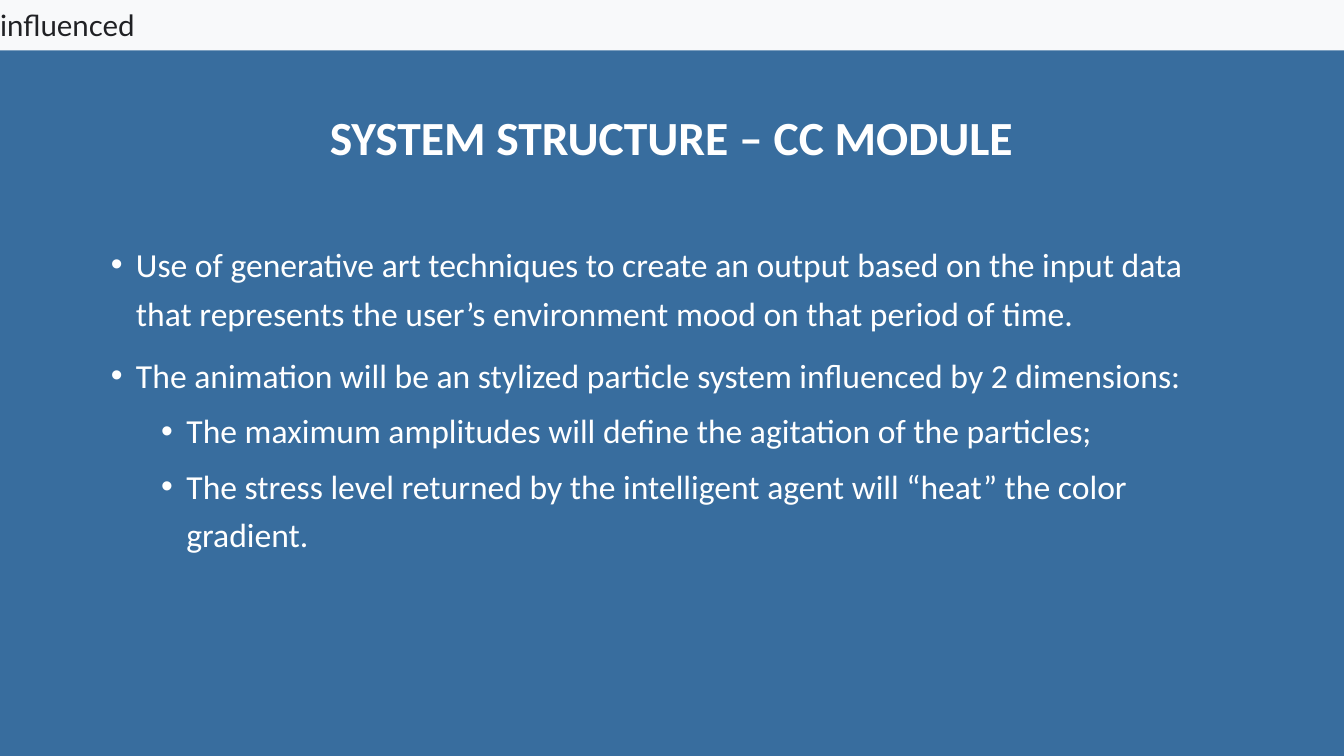
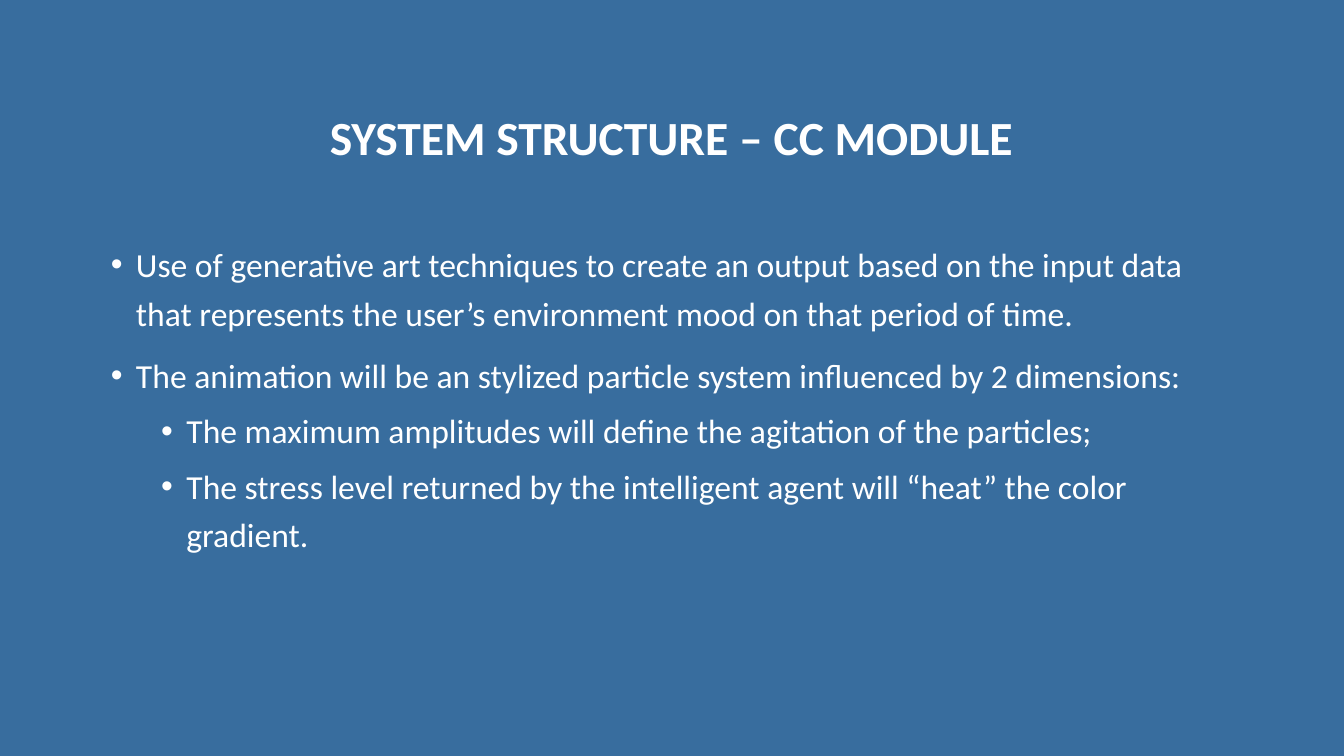
Before and after one commit to alannunescaetano/MoodPicture, a slide deck: slide 12 of Documents/Mood Picture - Second presentation.pptx. Drawn at 1344x756 pixels with LibreOffice and Linux fonts; fonts in the diff are those of the drawing. Boxes give left, top, right and bottom in pixels: in the first picture for what was removed or moved away, otherwise in the second. Text is boxed around its words. In the diff, an @@ line names an element or a change of style, - is before the commit and + after.

```diff
--- a/Documents/Mood Picture - Second presentation.pptx
+++ b/Documents/Mood Picture - Second presentation.pptx
@@ rectangle removed at [0, 0, 1344, 50] @@
-influenced
```
Also in this commit, not shown: 10 other slides changed.
